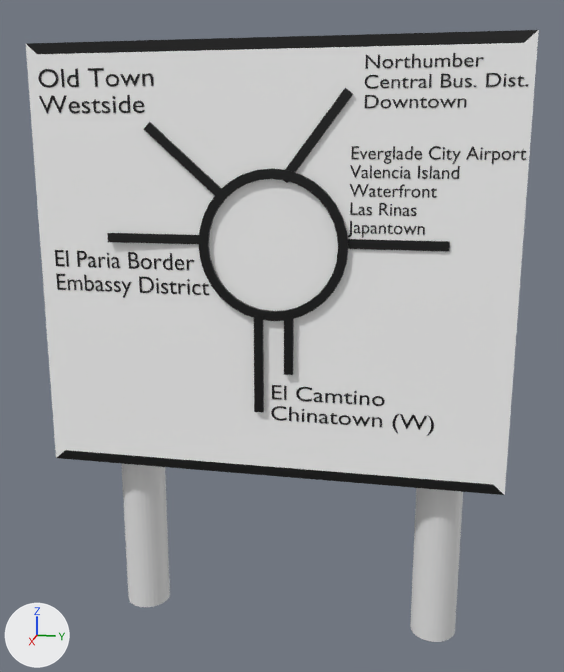
What one commit did to the FBX model Assets/Models/el_celebracion_roundabout_sign_5.fbx.
Before and after are seen from a camera (50 mm lens) standing at (62.5, 15.0, 41.5) and looking at (-1.2, 2.3, 25.5). Arrows for +X, +Y and +Z are at lower left; the lights stay in place. Where no turn or scale is listed for an object, it has been applied to the vertices.

The older version as bpy lines, for what is in view:
```python
me_plane_002 = bpy.data.meshes.new('Plane.002')
me_plane_002.from_pydata(...)  # a box spanning x 0.0..0.27, y -7.17..1.0, z -0.37..0.37
me_plane_002.materials.append(mat_material_011)  # black #000000
me_plane_006 = bpy.data.meshes.new('Plane.006')
me_plane_006.from_pydata([(0.0, 4.04, 5.94), (0.0, -0.9, -0.57), (0.0, 4.63, 5.49), (0.0, -0.31, -1.02), (0.27, 4.63, 5.49), (0.27, 4.04, 5.94), (0.27, -0.9, -0.57), (0.27, -0.31, -1.02)], [], [(0, 2, 3, 1), (5, 6, 7, 4), (3, 2, 4, 7), (0, 1, 6, 5), (1, 3, 7, 6), (2, 0, 5, 4)])
me_plane_006.materials.append(mat_material_020)  # black #000000
me_text_001 = bpy.data.meshes.new('Text.001')
me_text_001.from_pydata(...)  # 2246 vertices, 2206 faces; spans x 0.0, y 0.15..13.51, z -2.46..1.36
me_text_001.materials.append(mat_material_013)  # black #000000
ob_plane = bpy.data.objects.new('Plane', me_plane_006)
ob_plane.location = (2.0, 3.7, 39.6)
ob_plane_003 = bpy.data.objects.new('Plane.003', me_plane_002)
ob_plane_003.location = (1.9, 14.9, 33.9)
ob_text = bpy.data.objects.new('Text', me_text_001)
ob_text.location = (2.1, -16.6, 31.5)
# also in view: 'Cylinder.001' at (-1.9, 16.1, 23.8); 'Cylinder' at (-1.9, -11.1, 23.8); 'Circle' at (2.3, 2.2, 33.6); 'Text.002' at (2.1, 14.5, 37.9); 'Plane.004' at (2.2, -4.8, 40.1)
```
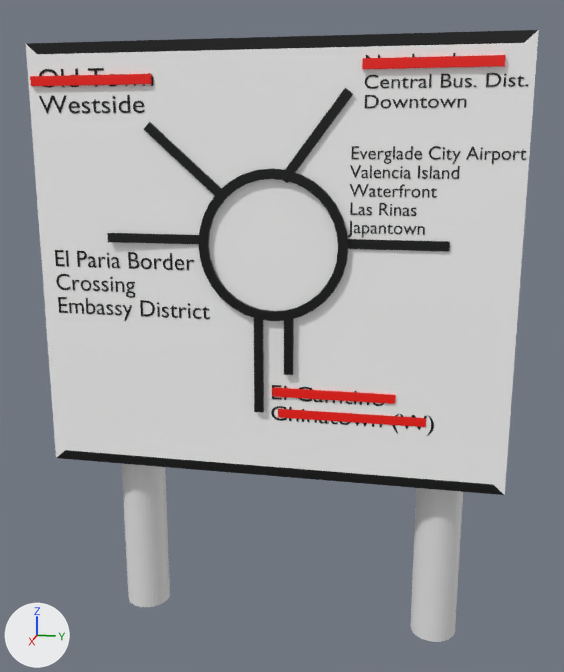
What differs and where, as boxes [x1, y1, x2, y2] in the pictures (564 x 672 px; the box of a moved part takes in the faces that stretch with it):
'Text', reshaped (47% taller)
    before: [55, 250, 209, 298]
    after: [55, 250, 210, 321]
'Plane.006', added (red)
    after: [362, 55, 506, 69]
'Plane.008', added (red)
    after: [278, 409, 426, 427]
'Plane.005', added (red)
    after: [30, 74, 152, 86]
'Plane.007', added (red)
    after: [272, 388, 395, 404]
part 1 of me_text_001, moved or reshaped
    before: [202, 283, 209, 295]
    after: [202, 306, 210, 319]
part 2 of me_text_001, moved or reshaped
    before: [192, 284, 201, 295]
    after: [193, 308, 201, 319]
part 3 of me_text_001, moved or reshaped
    before: [187, 284, 190, 295]
    after: [188, 308, 190, 318]
part 4 of me_text_001, moved or reshaped
    before: [178, 283, 186, 294]
    after: [179, 307, 186, 318]
part 5 of me_text_001, moved or reshaped
    before: [169, 281, 177, 294]
    after: [170, 306, 178, 318]
part 6 of me_text_001, moved or reshaped
    before: [161, 283, 168, 294]
    after: [162, 307, 169, 318]
part 7 of me_text_001, moved or reshaped
    before: [156, 283, 159, 293]
    after: [157, 306, 160, 317]
part 8 of me_text_001, moved or reshaped
    before: [139, 276, 154, 293]
    after: [140, 300, 155, 317]
part 9 of me_text_001, moved or reshaped
    before: [121, 281, 131, 298]
    after: [123, 305, 132, 321]
part 10 of me_text_001, added
    after: [106, 304, 113, 315]
part 11 of me_text_001, added
    after: [97, 304, 105, 315]
part 12 of me_text_001, added
    after: [86, 298, 95, 314]
part 13 of me_text_001, moved or reshaped
    before: [67, 279, 83, 291]
    after: [69, 303, 84, 314]
part 14 of me_text_001, moved or reshaped
    before: [57, 274, 66, 290]
    after: [58, 297, 68, 313]
part 15 of me_text_001, added
    after: [126, 282, 135, 298]
part 16 of me_text_001, added
    after: [56, 274, 70, 290]
part 17 of me_text_001, moved or reshaped
    before: [84, 275, 121, 292]
    after: [81, 280, 124, 292]

The change, as a diff of the scene's bpy script:
```diff
--- a/Assets/Models/el_celebracion_roundabout_sign_5.fbx.py
+++ b/Assets/Models/el_celebracion_roundabout_sign_5.fbx.py
@@ me_text_001 @@
-me_text_001.from_pydata(...)  # 2246 vertices, 2206 faces; spans x 0.0, y 0.15..13.51, z -2.46..1.36
+me_text_001.from_pydata(...)  # 3128 vertices, 3076 faces; spans x 0.0, y 0.1..13.51, z -4.46..1.36
+# me_text_001 part 1: the loose piece of 58 vertices spanning x 0.0, y 12.85..13.51, z -2.02..-0.92 is moved by (0.0, 0.0, -2.0)
+# me_text_001 part 2: the loose piece of 98 vertices spanning x 0.0, y 12.05..12.78, z -2.02..-1.08 is moved by (0.0, 0.0, -2.0)
+# me_text_001 part 3: the loose piece of 4 vertices spanning x 0.0, y 11.66..11.84, z -2.0..-1.1 is moved by (0.0, 0.0, -2.0)
+# me_text_001 part 4: the loose piece of 55 vertices spanning x 0.0, y 10.88..11.54, z -2.0..-1.08 is moved by (0.0, 0.0, -2.0)
+# me_text_001 part 5: the loose piece of 58 vertices spanning x 0.0, y 10.08..10.74, z -2.02..-0.92 is moved by (0.0, 0.0, -2.0)
+# me_text_001 part 6: the loose piece of 134 vertices spanning x 0.0, y 9.39..10.0, z -2.02..-1.08 is moved by (0.0, 0.0, -2.0)
+# me_text_001 part 7: the loose piece of 4 vertices spanning x 0.0, y 9.0..9.18, z -2.0..-1.1 is moved by (0.0, 0.0, -2.0)
+# me_text_001 part 8: the loose piece of 54 vertices spanning x 0.0, y 7.52..8.78, z -2.0..-0.64 is moved by (0.0, 0.0, -2.0)
+# me_text_001 part 9: the loose piece of 8 vertices spanning x 0.0, y 5.94..6.81, z -2.46..-1.1 is moved by (0.0, 0.0, -2.0)
+# me_text_001 part 10: the loose piece of 134 vertices spanning x 0.0, y 4.48..5.09, z -2.02..-1.08 is copied, and the copy is moved by (0.0, 0.0, -2.0); it spans x 0.0, y 4.48..5.09, z -4.02..-3.08
+# me_text_001 part 11: the loose piece of 174 vertices spanning x 0.0, y 3.59..4.36, z -2.02..-1.08 is copied, and the copy is moved by (0.0, 0.0, -2.0); it spans x 0.0, y 3.59..4.36, z -4.02..-3.08
+# me_text_001 part 12: the loose piece of 100 vertices spanning x 0.0, y 2.66..3.47, z -2.02..-0.64 is copied, and the copy is moved by (0.0, 0.0, -2.0); it spans x 0.0, y 2.66..3.47, z -4.02..-2.64
+# me_text_001 part 13: the loose piece of 107 vertices spanning x 0.0, y 1.12..2.42, z -2.0..-1.08 is moved by (0.0, 0.0, -2.0)
+# me_text_001 part 14: the loose piece of 12 vertices spanning x 0.0, y 0.15..0.94, z -2.0..-0.64 is moved by (0.0, 0.0, -2.0)
+# me_text_001 part 15: a new loose piece of 256 vertices spanning x 0.0, y 6.29..7.13, z -2.46..-1.1, in mat_material_013 (black #000000)
+# me_text_001 part 16: a new loose piece of 98 vertices spanning x 0.0, y 0.1..1.33, z -2.02..-0.62, in mat_material_013 (black #000000)
+# me_text_001 part 17: 9 vertices moved from x 0.0, y 4.62..5.72, z -1.86..-1.11 to x 0.0, y 4.35..5.72, z -1.86..-1.11; 527 vertices removed from x 0.0, y 2.66..5.86, z -2.02..-0.64; 406 vertices added at x 0.0, y 2.28..6.17, z -2.02..-1.08
 me_text_001.materials.append(mat_material_013)
@@ me_plane_005 @@
+me_plane_005.from_pydata([(0.0, -8.82, -0.4), (0.0, 1.23, -0.37), (0.0, -8.82, 0.34), (0.0, 1.23, 0.37), (0.27, -8.82, 0.34), (0.27, -8.82, -0.4), (0.27, 1.23, -0.37), (0.27, 1.23, 0.37)], [], [(0, 2, 3, 1), (5, 6, 7, 4), (1, 3, 7, 6), (2, 0, 5, 4), (3, 2, 4, 7), (0, 1, 6, 5)])
+me_plane_005.materials.append(mat_material_004)  # red #ff1000
@@ me_plane_010 @@
+me_plane_010.from_pydata([(0.0, -10.62, -0.39), (0.0, 1.48, -0.37), (0.0, -10.62, 0.35), (0.0, 1.48, 0.37), (0.05, -10.62, 0.35), (0.05, -10.62, -0.39), (0.05, 1.48, -0.37), (0.05, 1.48, 0.37)], [], [(0, 2, 3, 1), (5, 6, 7, 4), (1, 3, 7, 6), (2, 0, 5, 4), (3, 2, 4, 7), (0, 1, 6, 5)])
+me_plane_010.materials.append(mat_material_006)  # red #ff1000
@@ me_plane_009 @@
+me_plane_009.from_pydata([(0.0, -8.82, -0.39), (0.0, 1.23, -0.37), (0.0, -8.82, 0.35), (0.0, 1.23, 0.37), (0.17, -8.82, 0.35), (0.17, -8.82, -0.39), (0.17, 1.23, -0.37), (0.17, 1.23, 0.37)], [], [(0, 2, 3, 1), (5, 6, 7, 4), (1, 3, 7, 6), (2, 0, 5, 4), (3, 2, 4, 7), (0, 1, 6, 5)])
+me_plane_009.materials.append(mat_material_005)  # red #ff1000
@@ me_plane_004 @@
+me_plane_004.from_pydata([(0.0, -8.82, -0.4), (0.0, 1.23, -0.37), (0.0, -8.82, 0.34), (0.0, 1.23, 0.37), (0.27, -8.82, 0.34), (0.27, -8.82, -0.4), (0.27, 1.23, -0.37), (0.27, 1.23, 0.37)], [], [(0, 2, 3, 1), (5, 6, 7, 4), (1, 3, 7, 6), (2, 0, 5, 4), (3, 2, 4, 7), (0, 1, 6, 5)])
+me_plane_004.materials.append(mat_material_003)  # red #ff1000
@@ ob_plane_006 @@
+ob_plane_006 = bpy.data.objects.new('Plane.006', me_plane_005)
+ob_plane_006.location = (2.1, 17.8, 47.2)
@@ ob_plane_008 @@
+ob_plane_008 = bpy.data.objects.new('Plane.008', me_plane_010)
+ob_plane_008.location = (2.1, 13.2, 19.8)
@@ ob_plane_007 @@
+ob_plane_007 = bpy.data.objects.new('Plane.007', me_plane_009)
+ob_plane_007.location = (2.0, 11.0, 21.6)
@@ ob_plane_005 @@
+ob_plane_005 = bpy.data.objects.new('Plane.005', me_plane_004)
+ob_plane_005.location = (2.1, -8.6, 46.3)
```
